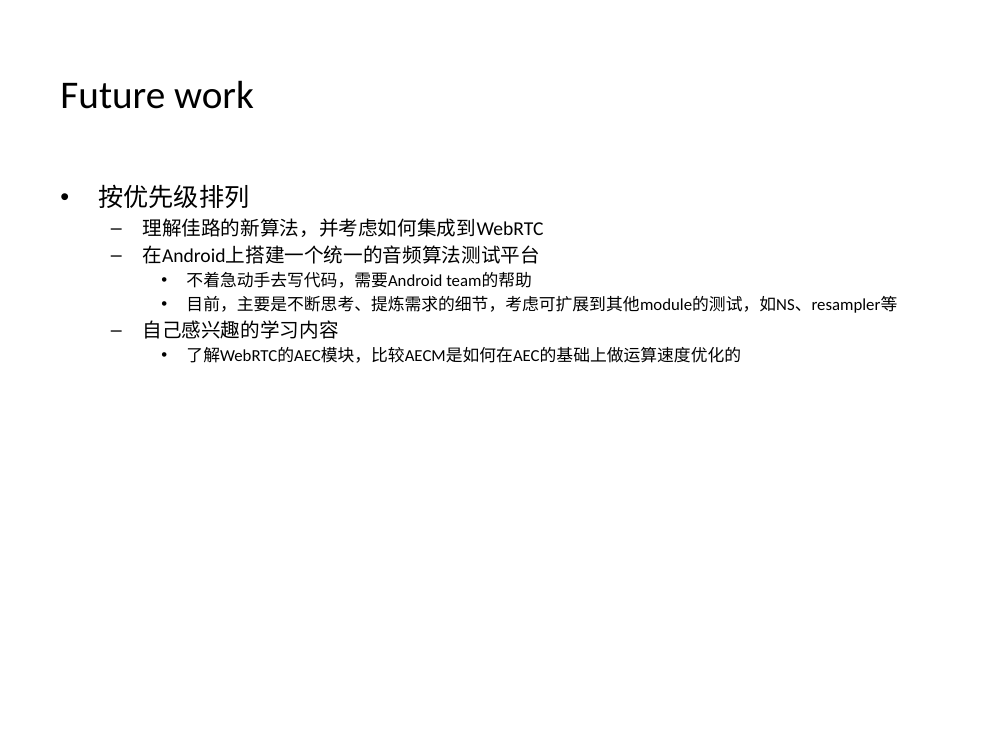
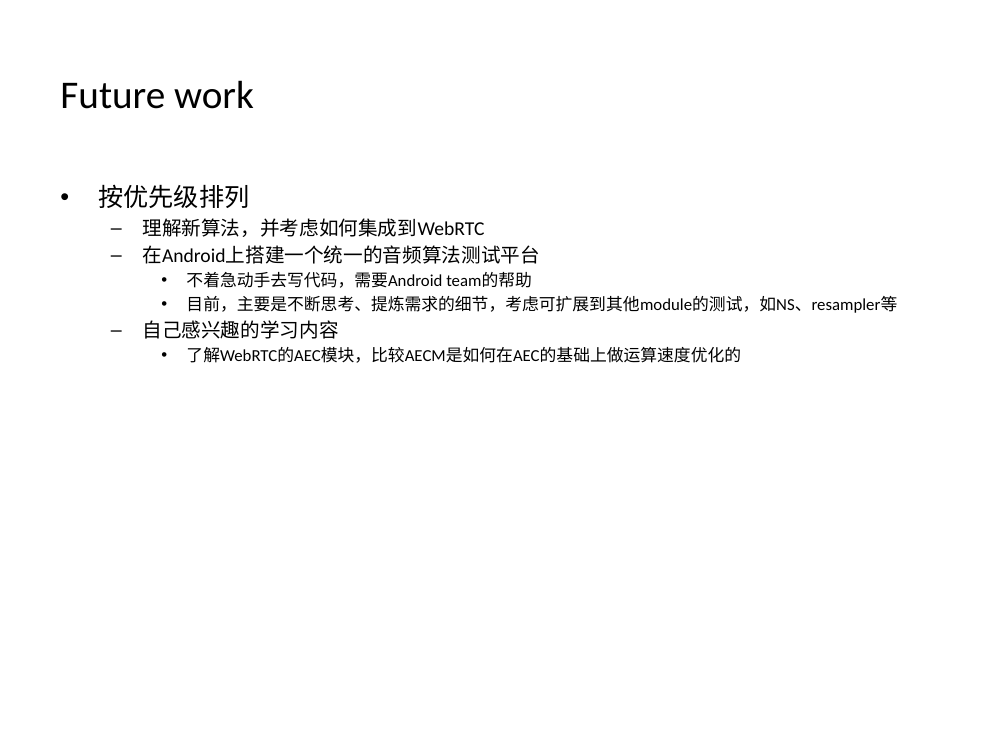
Before and after one commit to xjsXjtu/presentations, a slide deck: slide 25 of AECM in WebRTC_v2.1.pptx. Drawn at 1008x756 pixels with LibreOffice and Linux fonts; fonts in the diff are those of the drawing. Boxes give left, top, right and bottom in pixels: in the first picture for what was removed or moved away, otherwise in the second. Text is boxed around its words. In the diff, an @@ line names an element or a change of style, - is before the commit and + after.

```diff
--- a/AECM in WebRTC_v2.1.pptx
+++ b/AECM in WebRTC_v2.1.pptx
@@ text at [142,218,484,237]: text changed @@
-  – 理解佳路的新算法，并考虑如何集成到WebRTC
+  – 理解新算法，并考虑如何集成到WebRTC
```
Also in this commit, not shown: 1 other slide changed.
